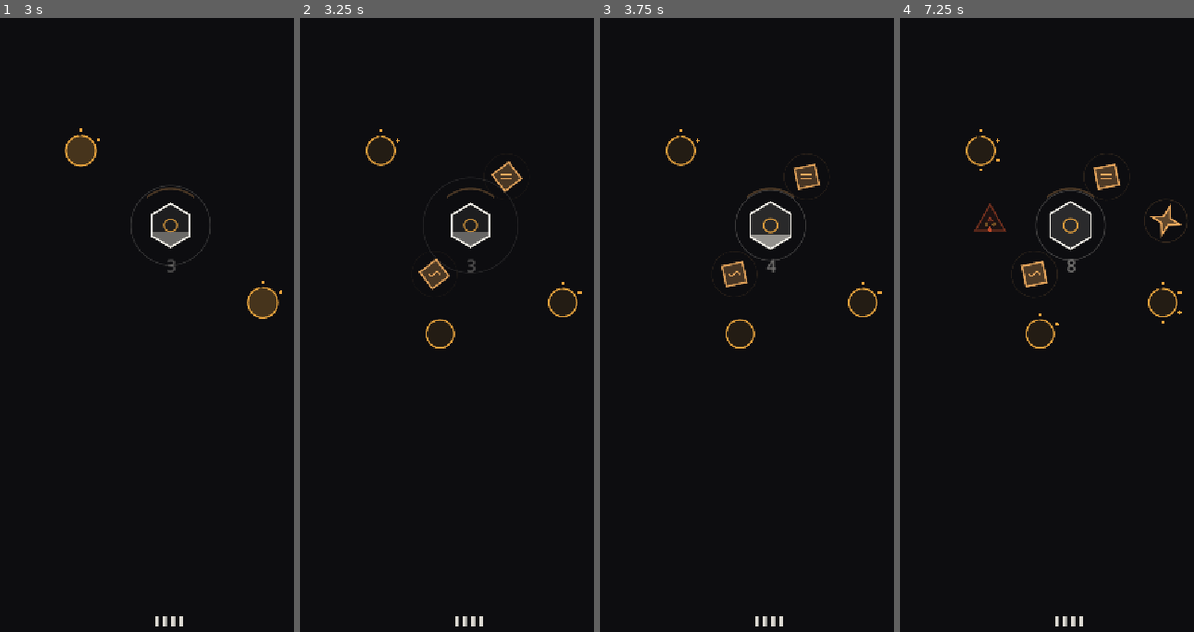
Above: before the commit, frames 1-4 (left to right).
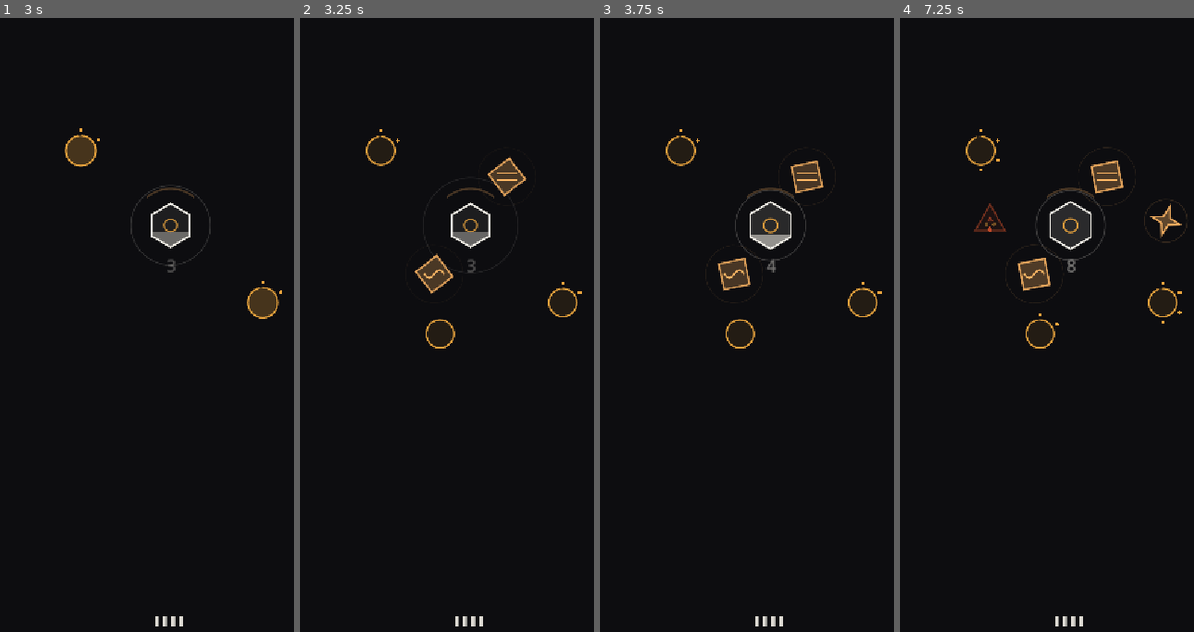
Above: after the commit, the same moments.

Repository: hamonraygames/vein
Game: Godot game, scene res://scenes/game.tscn
The game is run twice, just before and just after one commit, with the same random seed, the same clock (stepped at 60 frames per second) and the same inputs.
Inputs (mouse positions are in pixels of both pictures, inside the frame that each line leads up to):
- Up to frame 1 (3 s): tap Enter at 0.5 s; move the mouse to (246, 232) at 0.52 s; click (246, 232) at 0.67 s; drag from (102, 306) to (152, 417) at 1.27 s; move the mouse to (205, 103) at 2.02 s; click (205, 103) at 2.17 s; drag from (152, 417) to (67, 159) at 2.77 s
- Up to frame 2 (3.25 s): no input
- Up to frame 3 (3.75 s): move the mouse to (873, 380) at 3.52 s; click (873, 380) at 3.67 s
- Up to frame 4 (7.25 s): drag from (967, 159) to (1020, 85) at 4.27 s; move the mouse to (1088, 269) at 5.02 s; click (1088, 269) at 5.17 s; drag from (1020, 85) to (1002, 306) at 5.77 s; move the mouse to (1146, 232) at 6.52 s; click (1146, 232) at 6.67 s

Frame 1 is identical in both runs. In frame 2, 0.6% of the frame differs, in the area x 38-78%, y 22-45%; in frame 3, 0.6%; in frame 4, 0.8%, in the area x 35-81%, y 20-47%.

Commit message:
Move Mutation marks onto the Heart itself, not a separate HUD tray
User feedback after seeing the marks for the first time: they had no idea
what the +/=/etc. glyphs meant, and separately pushed back on parking the
fix in a top-of-screen tray disconnected from the Heart ("notcoin or
hamster... they should reflect their effect on the heart"). Both games
wear every upgrade on the central mascot itself rather than a sidebar.

VNode.mutation_marks (Heart-only) now orbits the Heart's own hexagon using
the same pip-orbit pattern buffers already use, pushed in from game.gd's
active_mutations the moment a fork resolves. Also enlarged/boldened the
pick-time diamond and its glyph (MUTATION_RADIUS 19->24, mark stroke
widths ~30% thicker) since the original was too small to read under
time pressure regardless of where the persistent record lives.

Co-Authored-By: Claude Haiku 4.5 <noreply@anthropic.com>

Diff:
--- a/scripts/game.gd
+++ b/scripts/game.gd
@@ -370,6 +370,13 @@
 var _mut_sync_fuel_mult := 1.0
 ## Taken this run, for the probe to confirm the fork is actually being reached.
 var mutations_taken := 0
+## Which perks, in pick order — MutationHint reads this to draw a persistent
+## tray of the same marks shown at pick time. The pick itself is a one-shot,
+## time-pressured choice between two abstract glyphs on a shape that then
+## vanishes — with nothing left on screen afterward, there was no way to ever
+## learn what a mark meant, no matter how many runs you played. The tray is
+## what turns it into something learnable by feel, same as a Forge's triangle.
+var active_mutations: Array[int] = []
 
 ## Seconds left of an EASE boost. While positive, run_time keeps advancing (the
 ## clock, spawns, tempo, and mix all keep escalating) but the separate
@@ -552,6 +559,7 @@
 	_mut_good_window_mult = 1.0
 	_mut_sync_fuel_mult = 1.0
 	mutations_taken = 0
+	active_mutations.clear()
 
 	var vp := design_size()
 	heart = _make_node(VNode.Kind.HEART, Vector2(vp.x * 0.5, vp.y * 0.44))
@@ -928,6 +936,9 @@
 		Mutation.STEADY_HANDS:
 			_mut_good_window_mult *= MUT_STEADY_HANDS_WINDOW
 			_mut_sync_fuel_mult *= MUT_STEADY_HANDS_SYNC_FUEL
+	active_mutations.append(id)
+	if heart != null:
+		heart.mutation_marks = active_mutations
 
 
 ## A vein reaching either half of a fork resolves the WHOLE fork — the road
--- a/scripts/vnode.gd
+++ b/scripts/vnode.gd
@@ -61,7 +61,11 @@
 const RADIUS := 22.0
 const HEART_RADIUS := 34.0
 const BOOST_RADIUS := 16.0
-const MUTATION_RADIUS := 19.0
+## Bigger than Boost (16) despite the same "one-shot pickup" verb — a
+## Mutation is a permanent, run-defining choice picked once under time
+## pressure with no chance to learn it by feel like a Forge/Loom recipe, so
+## it has to read clearly on the first glance, not the tenth.
+const MUTATION_RADIUS := 24.0
 const BUFFER_CAP := 6
 
 ## What a Well produces, in seconds. Deliberately not beat-locked: wells drift
@@ -111,6 +115,16 @@
 ## Mutation only: the other half of this choice. Taking either one removes
 ## both — it is a fork, not two separate pickups.
 var mutation_pair: VNode = null
+
+## Heart only: every mutation perk taken this run, pushed in from game.gd's
+## active_mutations the moment a fork resolves (same pattern as demand/
+## fuel_ratio below). Drawn orbiting the Heart itself — not a separate HUD
+## tray — because the Heart is the one thing in VEIN that already carries
+## every other piece of run state (fuel level, demand) on its own body, and
+## a permanent rule change belongs on the thing whose rules it changed, the
+## same way Notcoin's coin or Hamster Kombat's hamster visibly wears every
+## upgrade instead of parking them in a sidebar.
+var mutation_marks: Array[int] = []
 
 ## Forge/Loom only: true for the first Forge and the first Loom the player
 ## ever sees (persisted across runs in game.gd's save, see seen_forge/
@@ -362,6 +376,25 @@
 	draw_polyline(outline, col, 3.0, true)
 
 	_draw_demand(r)
+	_draw_mutation_marks(r)
+
+
+## Every mutation taken this run, orbiting the Heart permanently — the Heart
+## wears every rule change on its own body, same spot every time, so which
+## marks are out there becomes as learnable as the demand glyph itself.
+func _draw_mutation_marks(r: float) -> void:
+	if mutation_marks.is_empty():
+		return
+	var n := mutation_marks.size()
+	for i in n:
+		var a := TAU * (float(i) / float(maxi(n, 5))) - PI * 0.5
+		var p := Vector2(cos(a), sin(a)) * (r + 16.0)
+		var ring := Palette.WARM
+		ring.a = 0.16
+		draw_circle(p, 11.0, ring)
+		var col := Palette.WARM
+		col.a = 0.6 + pulse * 0.2
+		draw_mark(self, mutation_marks[i], p, 6.5, col)
 
 
 ## The shape the Heart is asking for, floating inside it. This is the only
@@ -460,36 +493,40 @@
 	halo.a = 0.08 + 0.05 * sin(spin * 2.1)
 	draw_arc(Vector2.ZERO, r * 1.8, 0.0, TAU, 24, halo, 1.2, true)
 
-	_draw_mutation_mark(r * 0.42)
-
-
-## Shape-only, per the palette rule ("colour is a redundant channel"). Learned
-## by feel over repeat runs, same as a Forge's triangle or a Loom's square.
-func _draw_mutation_mark(s: float) -> void:
-	var col := Palette.WARM
-	col.a = 0.9
-	match mutation_id:
+	draw_mark(self, mutation_id, Vector2.ZERO, r * 0.62, Palette.WARM)
+
+
+## Shape-only, per the palette rule ("colour is a redundant channel"). Static
+## so both the pick-time diamond AND the persistent tray (see game.gd's
+## MutationHint) can draw the exact same glyph — a mark that only ever
+## appears once, at pick time, on a shape the player is choosing between two
+## of under time pressure, cannot be learned by feel. The tray is what makes
+## repeat-play recognition possible at all: this is the shared vocabulary.
+static func draw_mark(ci: CanvasItem, mut_id: int, center: Vector2, s: float, col: Color) -> void:
+	match mut_id:
 		0: # thick trunks — two bold parallel bars, a fat pipe
-			draw_line(Vector2(-s, -s * 0.35), Vector2(s, -s * 0.35), col, 2.2)
-			draw_line(Vector2(-s, s * 0.35), Vector2(s, s * 0.35), col, 2.2)
+			ci.draw_line(center + Vector2(-s, -s * 0.35), center + Vector2(s, -s * 0.35), col, 3.0)
+			ci.draw_line(center + Vector2(-s, s * 0.35), center + Vector2(s, s * 0.35), col, 3.0)
 		1: # long reach — a four-point burst, reaching outward
 			for i in 4:
 				var a := TAU * float(i) / 4.0
-				draw_line(Vector2.ZERO, Vector2(cos(a), sin(a)) * s * 1.3, col, 2.0)
+				ci.draw_line(center, center + Vector2(cos(a), sin(a)) * s * 1.3, col, 2.8)
 		2: # reservoir — a single full droplet
-			draw_circle(Vector2.ZERO, s * 0.62, col)
+			ci.draw_circle(center, s * 0.62, col)
 		3: # rapid pulse — a heartbeat blip
 			var pts := PackedVector2Array([
 				Vector2(-s, 0.0), Vector2(-s * 0.35, 0.0), Vector2(-s * 0.1, -s),
 				Vector2(s * 0.1, s), Vector2(s * 0.35, 0.0), Vector2(s, 0.0),
 			])
-			draw_polyline(pts, col, 1.8, true)
+			for i in pts.size():
+				pts[i] += center
+			ci.draw_polyline(pts, col, 2.6, true)
 		_: # steady hands — a calm, wide wave
 			var pts := PackedVector2Array()
 			for i in 9:
 				var t := float(i) / 8.0
-				pts.append(Vector2(lerpf(-s, s, t), sin(t * TAU) * s * 0.4))
-			draw_polyline(pts, col, 1.8, true)
+				pts.append(center + Vector2(lerpf(-s, s, t), sin(t * TAU) * s * 0.4))
+			ci.draw_polyline(pts, col, 2.6, true)
 
 
 ## A spent Well, gone necrotic: cold, jagged, and beating out of time with you.
